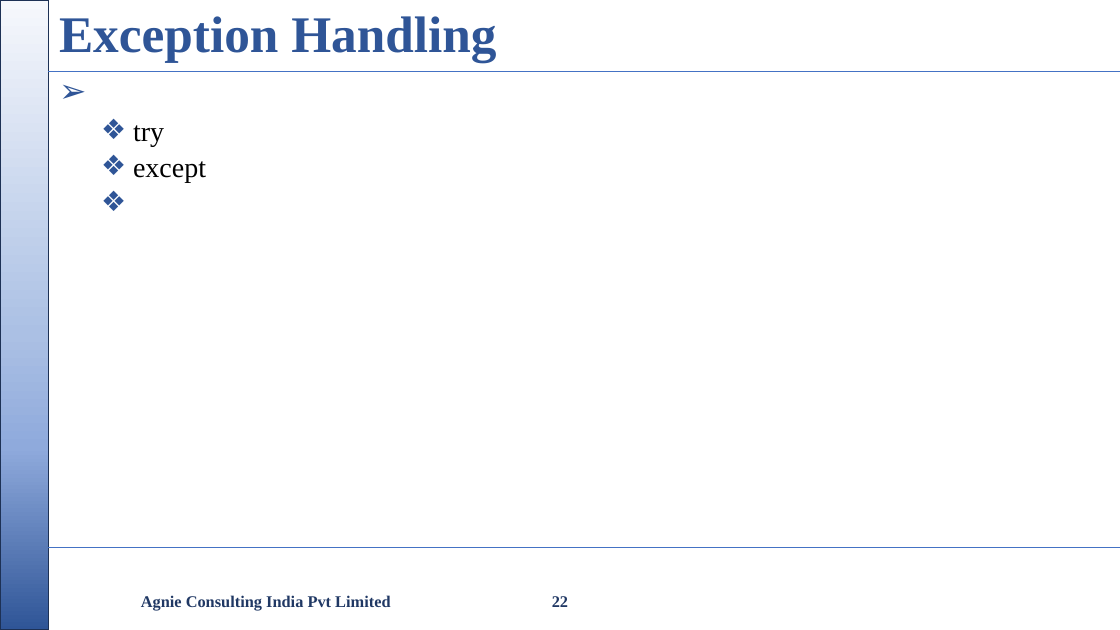
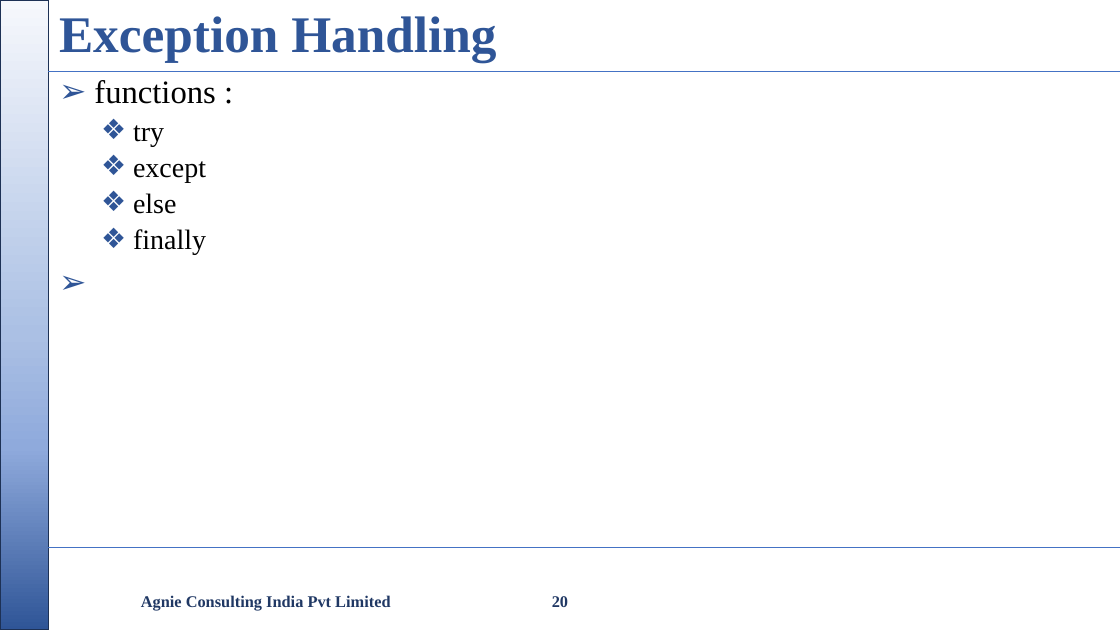
Before and after one commit to nikishdaniel1-del/Python-Cls, a slide deck: slide 20 of python class/Python Class.pptx (slide 22 before the commit). Drawn at 1120x630 pixels with LibreOffice and Linux fonts; fonts in the diff are those of the drawing; background and template pictures are left out. Boxes give left, top, right and bottom in pixels: in the first picture for what was removed or moved away, otherwise in the second. Text is boxed around its words. In the diff, an @@ line names an element or a change of style, - is before the commit and + after.

```diff
--- a/python class/Python Class.pptx
+++ b/python class/Python Class.pptx
@@ text at (94, 80, 215, 104): paragraph added @@
+➢ functions :
@@ text at (133, 193, 206, 254): paragraphs added @@
+  ❖ else
+  ❖ finally
@@ page number at (552, 596, 568, 607): text changed @@
-22
+20
```
Also in this commit, not shown: 9 other slides changed, 7 other files.
